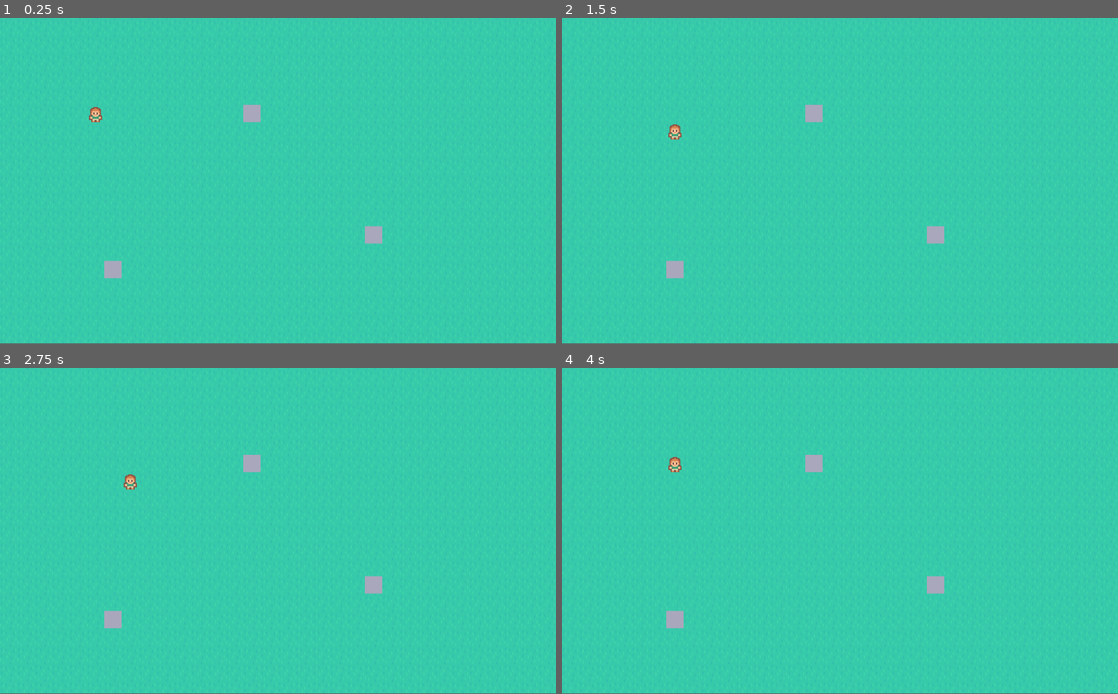
Above: before the commit, frames 1-4 (two rows, left to right).
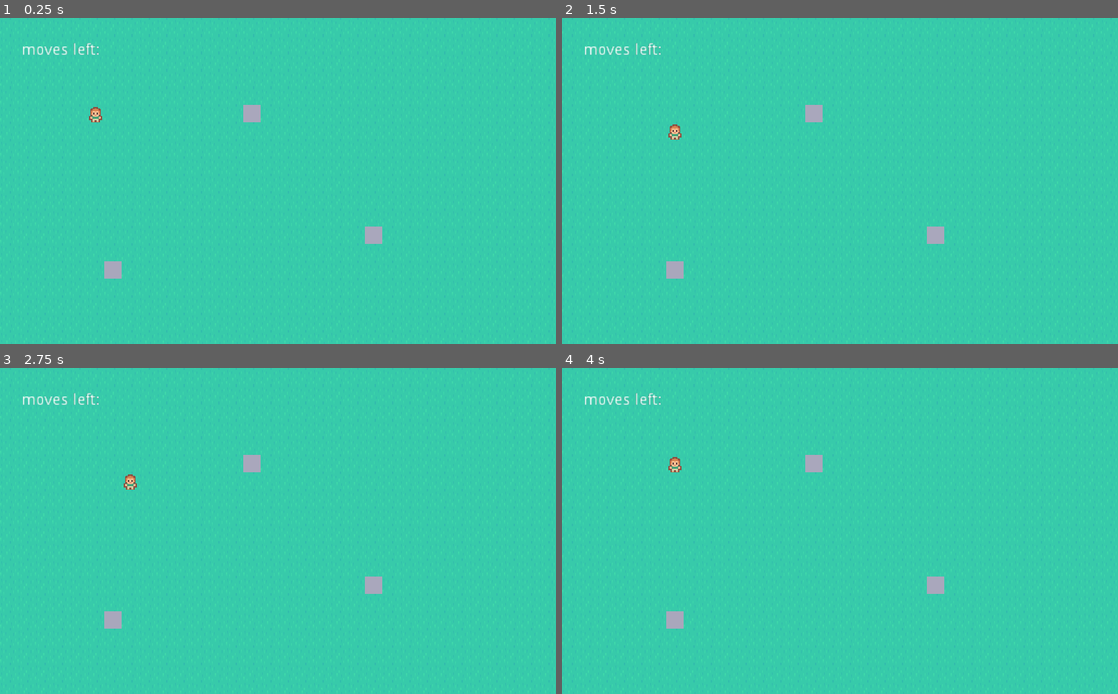
Above: after the commit, the same moments.

Repository: dsg-jam/LD50
Game: Godot game, scene res://scenes/playground.tscn
Two runs of this game, one before a commit and one after it. Both use one fixed random seed, a clock stepped at 60 frames per second and the inputs below.
Inputs:
- Up to frame 1 (0.25 s): no input
- Up to frame 2 (1.5 s): tap Enter at 0.5 s; hold Right (move_right) 0.53-1.28 s; tap Space at 1.25 s; hold Down (move_down) from 1.28 s (still down)
- Up to frame 3 (2.75 s): tap Enter at 2 s; release Down (move_down) at 2.03 s; hold Right (move_right) from 2.03 s (still down)
- Up to frame 4 (4 s): tap Space at 2.75 s; release Right (move_right) at 2.78 s; hold Up (move_up) 2.78-3.53 s; tap Enter at 3.5 s; hold Left (move_left) from 3.53 s (still down)
In our replay, the window is 800x468 before the commit and 800x469 after it. These sizes can differ from the game's own. Grey fills any space a smaller window leaves; there, only what the larger window draws over its background counts as a difference.

The runs differ from the first frame. In frame 1, 0.2% of the frame differs, in the area x 4-69%, y 7-80%; in frame 2, 0.2%; in frame 3, 0.2%; in frame 4, 0.2%.
Error after the commit: Attempt to call function 'connect' in base 'null instance' on a null instance. (res://scenes/MoveCounter.gd:5)

Commit message:
add UI to display the moves left

Diff:
--- a/project.godot
+++ b/project.godot
@@ -13,6 +13,11 @@
 config/name="LD50"
 run/main_scene="res://scenes/playground.tscn"
 config/icon="res://assets/icon.png"
+
+[display]
+
+window/stretch/mode="2d"
+window/stretch/aspect="keep_width"
 
 [input]
 
--- /dev/null
+++ b/scenes/MoveCounter.gd
@@ -0,0 +1,9 @@
+extends Label
+
+# Called when the node enters the scene tree for the first time.
+func _ready():
+	var err = $Node2D/Player.connect("update_moves_left_counter", self, "_on_update_counter")
+	assert(err == OK)
+
+func _on_update_counter(count:int):
+	set_text(str(count))
--- a/scenes/playground.tscn
+++ b/scenes/playground.tscn
@@ -1,8 +1,48 @@
-[gd_scene load_steps=5 format=2]
+[gd_scene load_steps=19 format=2]
 
 [ext_resource path="res://scripts/player.gd" type="Script" id=1]
 [ext_resource path="res://assets/tilemap.png" type="Texture" id=2]
 [ext_resource path="res://assets/player/player_down_idle.png" type="Texture" id=3]
+[ext_resource path="res://scenes/MoveCounter.gd" type="Script" id=4]
+
+[sub_resource type="ConvexPolygonShape2D" id=2]
+points = PoolVector2Array( 0, 0, 16, 0, 16, 16, 0, 16 )
+
+[sub_resource type="ConvexPolygonShape2D" id=3]
+points = PoolVector2Array( 0, 0, 16, 0, 16, 16, 0, 16 )
+
+[sub_resource type="ConvexPolygonShape2D" id=4]
+points = PoolVector2Array( 0, 0, 16, 0, 16, 16, 0, 16 )
+
+[sub_resource type="ConvexPolygonShape2D" id=5]
+points = PoolVector2Array( 0, 0, 16, 0, 16, 16, 0, 16 )
+
+[sub_resource type="ConvexPolygonShape2D" id=6]
+points = PoolVector2Array( 0, 0, 16, 0, 16, 16, 0, 16 )
+
+[sub_resource type="ConvexPolygonShape2D" id=7]
+points = PoolVector2Array( 0, 0, 16, 0, 16, 16, 0, 16 )
+
+[sub_resource type="ConvexPolygonShape2D" id=8]
+points = PoolVector2Array( 0, 0, 16, 0, 16, 16, 0, 16 )
+
+[sub_resource type="ConvexPolygonShape2D" id=9]
+points = PoolVector2Array( 0, 0, 16, 0, 16, 16, 0, 16 )
+
+[sub_resource type="ConvexPolygonShape2D" id=10]
+points = PoolVector2Array( 0, 0, 16, 0, 16, 16, 0, 16 )
+
+[sub_resource type="ConvexPolygonShape2D" id=11]
+points = PoolVector2Array( 0, 0, 16, 0, 16, 16, 0, 16 )
+
+[sub_resource type="ConvexPolygonShape2D" id=12]
+points = PoolVector2Array( 0, 0, 16, 0, 16, 16, 0, 16 )
+
+[sub_resource type="ConvexPolygonShape2D" id=13]
+points = PoolVector2Array( 0, 0, 16, 0, 16, 16, 0, 16 )
+
+[sub_resource type="ConvexPolygonShape2D" id=14]
+points = PoolVector2Array( 0, 0, 16, 0, 16, 16, 0, 16 )
 
 [sub_resource type="TileSet" id=1]
 0/name = "tilemap.png 0"
@@ -64,9 +104,88 @@
 2/navigation_offset = Vector2( 0, 0 )
 2/shape_offset = Vector2( 0, 0 )
 2/shape_transform = Transform2D( 1, 0, 0, 1, 0, 0 )
+2/shape = SubResource( 2 )
 2/shape_one_way = false
-2/shape_one_way_margin = 0.0
-2/shapes = [  ]
+2/shape_one_way_margin = 1.0
+2/shapes = [ {
+"autotile_coord": Vector2( 2, 0 ),
+"one_way": false,
+"one_way_margin": 1.0,
+"shape": SubResource( 2 ),
+"shape_transform": Transform2D( 1, 0, 0, 1, 0, 0 )
+}, {
+"autotile_coord": Vector2( 1, 0 ),
+"one_way": false,
+"one_way_margin": 1.0,
+"shape": SubResource( 3 ),
+"shape_transform": Transform2D( 1, 0, 0, 1, 0, 0 )
+}, {
+"autotile_coord": Vector2( 1, 0 ),
+"one_way": false,
+"one_way_margin": 1.0,
+"shape": SubResource( 4 ),
+"shape_transform": Transform2D( 1, 0, 0, 1, 0, 0 )
+}, {
+"autotile_coord": Vector2( 0, 0 ),
+"one_way": false,
+"one_way_margin": 1.0,
+"shape": SubResource( 5 ),
+"shape_transform": Transform2D( 1, 0, 0, 1, 0, 0 )
+}, {
+"autotile_coord": Vector2( 0, 1 ),
+"one_way": false,
+"one_way_margin": 1.0,
+"shape": SubResource( 6 ),
+"shape_transform": Transform2D( 1, 0, 0, 1, 0, 0 )
+}, {
+"autotile_coord": Vector2( 0, 1 ),
+"one_way": false,
+"one_way_margin": 1.0,
+"shape": SubResource( 7 ),
+"shape_transform": Transform2D( 1, 0, 0, 1, 0, 0 )
+}, {
+"autotile_coord": Vector2( 1, 1 ),
+"one_way": false,
+"one_way_margin": 1.0,
+"shape": SubResource( 8 ),
+"shape_transform": Transform2D( 1, 0, 0, 1, 0, 0 )
+}, {
+"autotile_coord": Vector2( 1, 1 ),
+"one_way": false,
+"one_way_margin": 1.0,
+"shape": SubResource( 9 ),
+"shape_transform": Transform2D( 1, 0, 0, 1, 0, 0 )
+}, {
+"autotile_coord": Vector2( 2, 1 ),
+"one_way": false,
+"one_way_margin": 1.0,
+"shape": SubResource( 10 ),
+"shape_transform": Transform2D( 1, 0, 0, 1, 0, 0 )
+}, {
+"autotile_coord": Vector2( 1, 2 ),
+"one_way": false,
+"one_way_margin": 1.0,
+"shape": SubResource( 11 ),
+"shape_transform": Transform2D( 1, 0, 0, 1, 0, 0 )
+}, {
+"autotile_coord": Vector2( 1, 2 ),
+"one_way": false,
+"one_way_margin": 1.0,
+"shape": SubResource( 12 ),
+"shape_transform": Transform2D( 1, 0, 0, 1, 0, 0 )
+}, {
+"autotile_coord": Vector2( 0, 2 ),
+"one_way": false,
+"one_way_margin": 1.0,
+"shape": SubResource( 13 ),
+"shape_transform": Transform2D( 1, 0, 0, 1, 0, 0 )
+}, {
+"autotile_coord": Vector2( 2, 2 ),
+"one_way": false,
+"one_way_margin": 1.0,
+"shape": SubResource( 14 ),
+"shape_transform": Transform2D( 1, 0, 0, 1, 0, 0 )
+} ]
 2/z_index = 0
 
 [node name="Node2D" type="Node2D"]
@@ -95,3 +214,27 @@
 limit_top = 0
 limit_right = 1050
 limit_bottom = 620
+
+[node name="UI" type="Control" parent="."]
+anchor_right = 1.0
+anchor_bottom = 1.0
+
+[node name="HBoxContainer" type="HBoxContainer" parent="UI"]
+anchor_right = 1.0
+margin_left = 20.0
+margin_top = 20.0
+margin_right = 40.0
+margin_bottom = 40.0
+
+[node name="Label" type="Label" parent="UI/HBoxContainer"]
+margin_top = 3.0
+margin_right = 72.0
+margin_bottom = 17.0
+text = "moves left:"
+
+[node name="MoveCounter" type="Label" parent="UI/HBoxContainer"]
+margin_left = 76.0
+margin_top = 3.0
+margin_right = 76.0
+margin_bottom = 17.0
+script = ExtResource( 4 )
--- a/scripts/player.gd
+++ b/scripts/player.gd
@@ -1,13 +1,17 @@
 extends Area2D
+
+signal update_moves_left_counter(moves_left)
 
 var MAX_SPEED: int = 50
 var TILE_SIZE: int = 16
 export var MAX_PLAYER_MOVES: int  = 10
-var moves_left: int = 10
+var moves_left: int
 
 func _ready():
 	self.position = self.position.snapped(Vector2.ONE * TILE_SIZE)
 	self.position += Vector2.ONE * TILE_SIZE/2
+	moves_left = MAX_PLAYER_MOVES;
+	emit_signal("update_moves_left_counter", moves_left)
 
 
 func _unhandled_input(event):
@@ -15,18 +19,22 @@
 		return
 	if event.is_action_pressed("move_up"):
 		self.position += Vector2.UP * TILE_SIZE
-		moves_left -= 1
+		decreas_moves_left()
 	elif event.is_action_pressed("move_down"):
 		self.position += Vector2.DOWN * TILE_SIZE
-		moves_left -= 1
+		decreas_moves_left()
 	elif event.is_action_pressed("move_left"):
 		self.position += Vector2.LEFT * TILE_SIZE
-		moves_left -= 1
+		decreas_moves_left()
 	elif event.is_action_pressed("move_right"):
 		self.position += Vector2.RIGHT * TILE_SIZE
-		moves_left -= 1
+		decreas_moves_left()
 	self.position.x = clamp(self.position.x, TILE_SIZE/2.0, 1048)
 	self.position.y = clamp(self.position.y, TILE_SIZE/2.0, 620)
 
 func _process(_delta):
 	pass
+
+func decreas_moves_left():
+	moves_left -= 1
+	emit_signal("update_moves_left_counter", moves_left)
